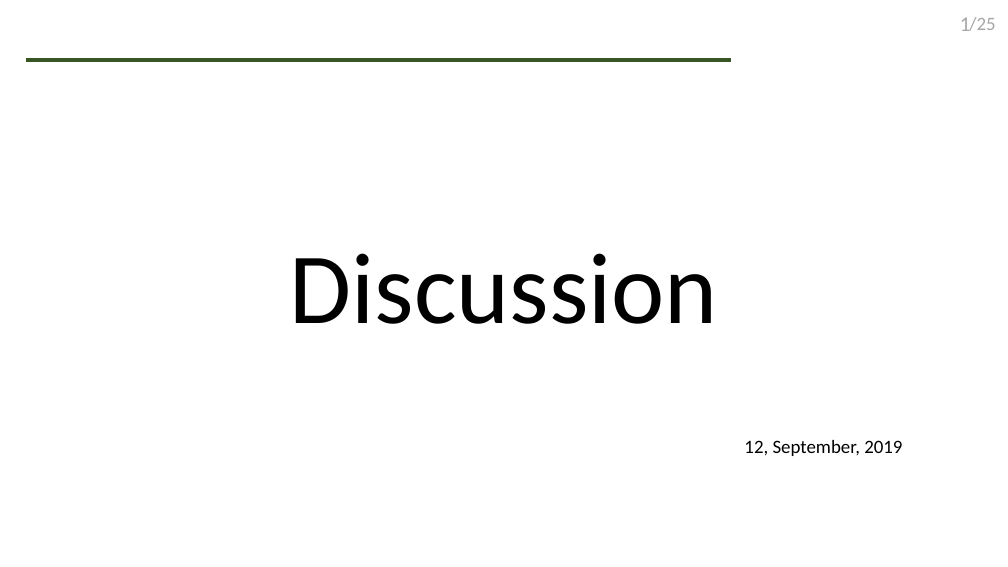
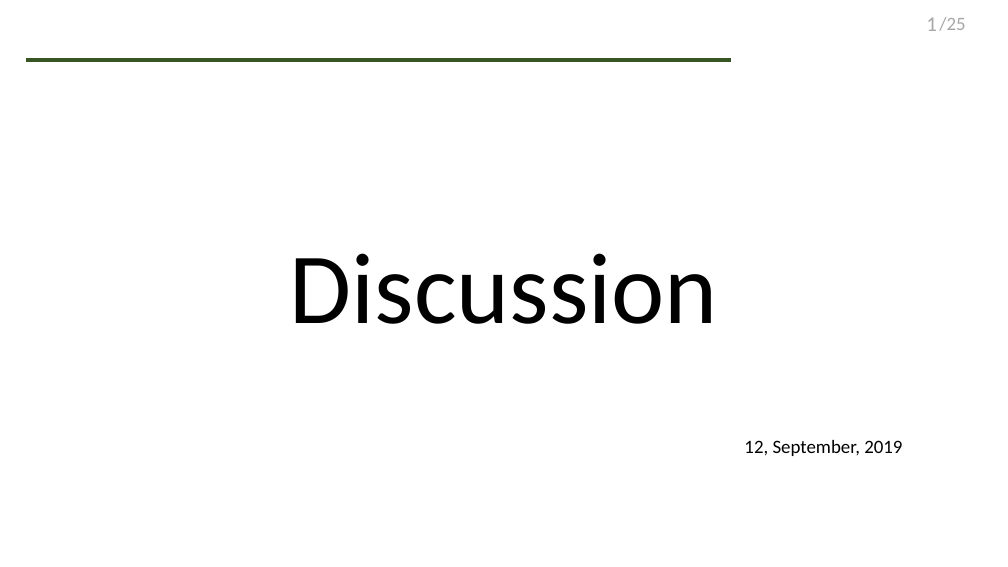
Before and after one commit to Edwin96wang/CompassIntern, a slide deck: slide 1 of presentation/template.pptx. Drawn at 1008x567 pixels with LibreOffice and Linux fonts; fonts in the diff are those of the drawing. Boxes give left, top, right and bottom in pixels: in the first picture for what was removed or moved away, otherwise in the second. Text is boxed around its words. In the diff, an @@ line names an element or a change of style, - is before the commit and + after.

Commit message:
improvement of ppt

```diff
--- a/presentation/template.pptx
+++ b/presentation/template.pptx
@@ page number: place and size @@
-page number at (960, 17, 971, 31)
+page number at (926, 17, 937, 31)
@@ text "/25": place and size @@
-text "/25" at (969, 17, 995, 31)
+text "/25" at (939, 17, 965, 31)
```
Also in this commit, not shown: 30 other files.
